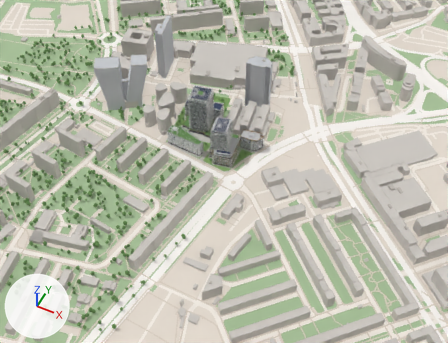
One commit to the Blender file 03_existing/model/model.blend: the scene before it, then after it.
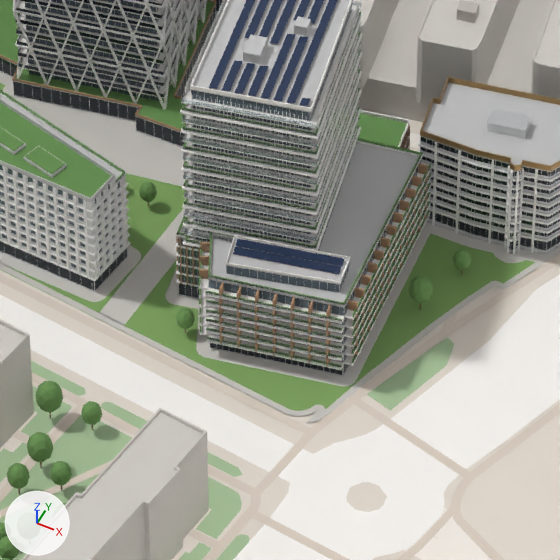
Old and new are each drawn from a 50 mm lens placed at (427.0, -743.0, 834.0), pointed at (91.0, -70.0, -6.0) and again close up on the part from 42% to 58% of the width and 35% to 55% of the height. The lights are fixed; the arrows at lower left show +X, +Y and +Z. The first two pictures are the older version.

The scene before the commit, as lines of its bpy script (objects in view):
```python
me_b_l12_slab_edge_band = bpy.data.meshes.new('B-L12 slab edge band')
me_b_l12_slab_edge_band.from_pydata(...)  # 16 vertices, 32 faces; spans x 49.0..87.3, y -56.1..-9.8, z 37.6..38.1
me_b_l12_slab_edge_band.materials.append(mat_concrete_white)  # white #f3f2ef
me_e_gf_curtain_wall = bpy.data.meshes.new('E-GF curtain wall')
me_e_gf_curtain_wall.from_pydata(...)  # 128 vertices, 192 faces; spans x 91.0..131.7, y -8.0..17.5, z 0.3..4.5
me_e_gf_curtain_wall.materials.append(mat_glass_dark)  # greyish blue #30383f
me_e_roof_slab = bpy.data.meshes.new('E roof slab')
me_e_roof_slab.from_pydata(...)  # 32 vertices, 60 faces; spans x 90.8..132.0, y -8.2..17.7, z 27.3..27.6
me_e_roof_slab.materials.append(mat_concrete_grey)  # light grey #bfbfbf
ob_b_l12_slab_edge_band = bpy.data.objects.new('B-L12 slab edge band', me_b_l12_slab_edge_band)
ob_b_l12_slab_edge_band.location = (0.0, 0.0, 0.0)
ob_e_gf_curtain_wall = bpy.data.objects.new('E-GF curtain wall', me_e_gf_curtain_wall)
ob_e_gf_curtain_wall.location = (0.0, 0.0, 0.0)
ob_e_roof_slab = bpy.data.objects.new('E roof slab', me_e_roof_slab)
ob_e_roof_slab.location = (0.0, 0.0, 0.0)
# also in view: 'B-L15 railing' at (68.0, -33.0, 47.0); 'Site' at (39.0, 0.0, 0.0); 'B2-L1 balconies' at (81.0, -39.0, 5.0); 'B PV array' at (69.0, -33.0, 68.0); 'Mesh_7' at (-9.0, 1.0, 59.0)
```
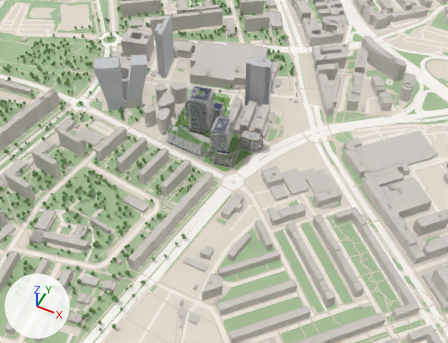
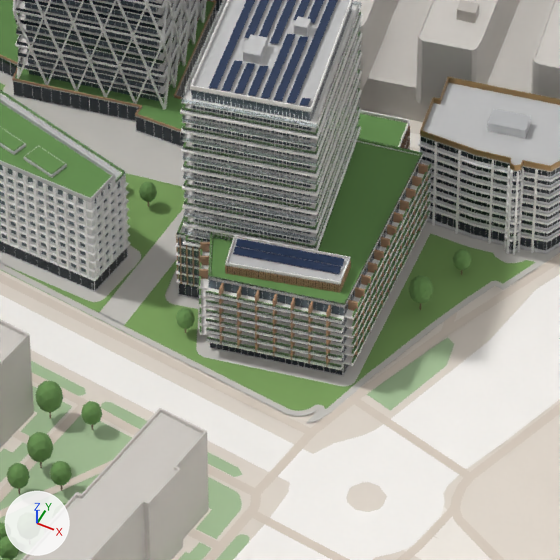
Where the change shows, as pixel boxes (x1, y1, x2, y2) in the close-ups (560 x 560 px):
'B2-PH terrace green', added (green)
    after: (211, 142, 419, 302)
'B2-PH fins', added (brown)
    after: (225, 260, 351, 293)
'B2-PH slab', unchanged, covered by the edit
    before: (208, 142, 423, 308)
    after: (208, 156, 423, 308)

Edits to the bpy script that builds the scene:
```text
Add me_b2_ph_terrace_green:
    me_b2_ph_terrace_green.from_pydata([(85.7, -49.2, 23.3), (85.7, -49.2, 23.5), (62.6, -53.5, 23.5), (62.6, -53.5, 23.3), (68.3, -65.6, 23.5), (68.3, -65.6, 23.3), (98.9, -59.9, 23.5), (98.9, -59.9, 23.3), (94.0, -9.8, 23.5), (94.0, -9.8, 23.3), (78.8, -12.2, 23.5), (78.8, -12.2, 23.3)], [], [(1, 0, 3), (2, 1, 3), (2, 3, 5), (4, 2, 5), (4, 5, 7), (6, 4, 7), (6, 7, 9), (8, 6, 9), (8, 9, 11), (10, 8, 11), (10, 11, 0), (1, 10, 0), (5, 3, 0), (5, 0, 7), (0, 11, 9), (7, 0, 9), (1, 2, 4), (6, 1, 4), (8, 10, 1), (8, 1, 6)])
    me_b2_ph_terrace_green.materials.append(mat_planting)  # green #658e50
Add me_b2_ph_fins:
    me_b2_ph_fins.from_pydata(...)  # 1400 vertices, 2100 faces; spans x 68.6..96.7, y -63.2..-48.8, z 23.0..26.0
    me_b2_ph_fins.materials.append(mat_timber)  # brown #ad8969
Add ob_b2_ph_terrace_green:
    ob_b2_ph_terrace_green = bpy.data.objects.new('B2-PH terrace green', me_b2_ph_terrace_green)
    ob_b2_ph_terrace_green.location = (0.0, 0.0, 0.0)
Add ob_b2_ph_fins:
    ob_b2_ph_fins = bpy.data.objects.new('B2-PH fins', me_b2_ph_fins)
    ob_b2_ph_fins.location = (0.0, 0.0, 0.0)
```
